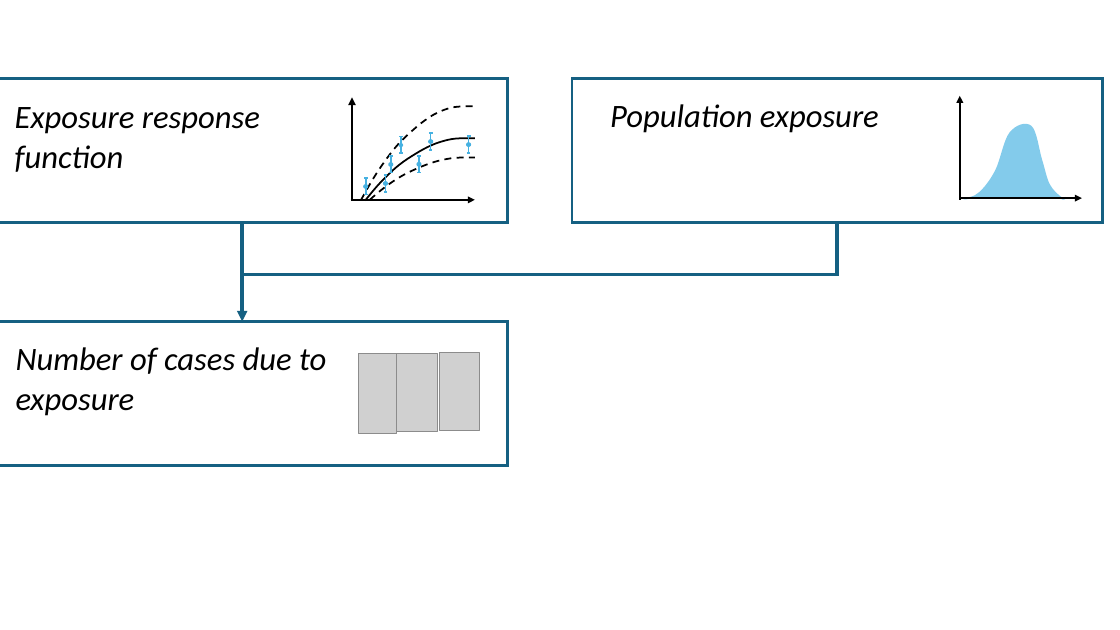
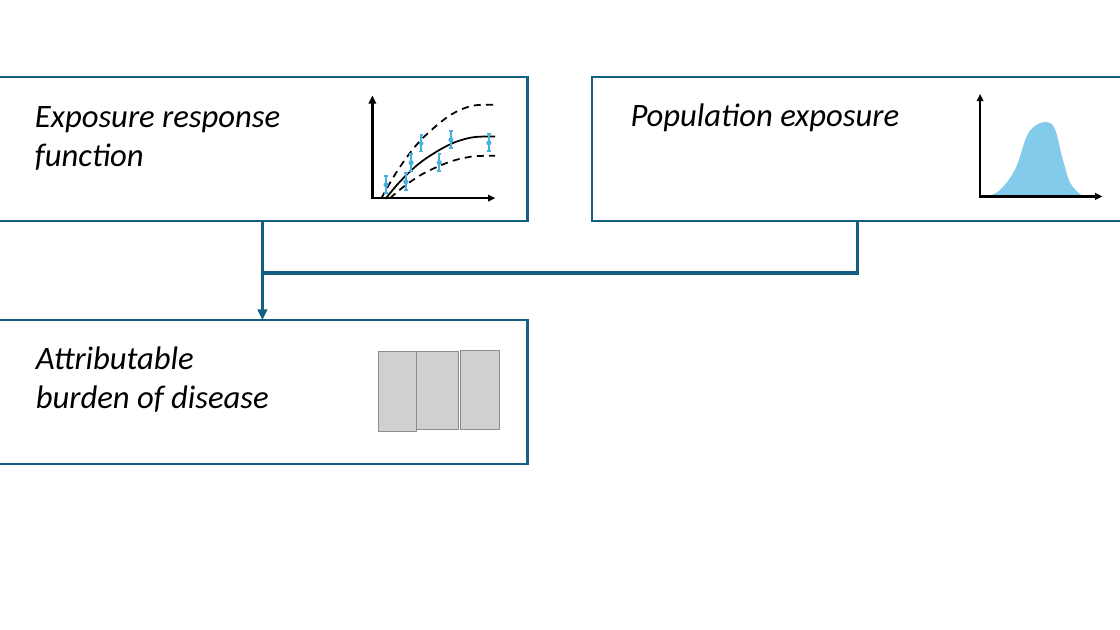
Before and after one commit to SwissTPH/healthiar, a slide deck: slide 8 of r_package/varia/Workshops_and_demos/2025_09_30_international_workshop/images/images_for_presentation.pptx. Drawn at 1120x630 pixels with LibreOffice and Linux fonts; fonts in the diff are those of the drawing; grey boxes stand for pictures. Boxes give left, top, right and bottom in pixels: in the first picture for what was removed or moved away, otherwise in the second. Text is boxed around its words. In the diff, an @@ line names an element or a change of style, - is before the commit and + after.

```diff
--- a/r_package/varia/Workshops_and_demos/2025_09_30_international_workshop/images/images_for_presentation.pptx
+++ b/r_package/varia/Workshops_and_demos/2025_09_30_international_workshop/images/images_for_presentation.pptx
@@ freeform shape moved from (x1=365, y1=139, x2=476, y2=201) to (x1=386, y1=136, x2=496, y2=198) @@
@@ 21 lines, 7 ellipses, 5 arrows, 3 pictures, 3 rectangles, 3 freeform shapes, 2 texts, 1 elbow line moved together from (x1=0, y1=79, x2=1102, y2=465) to (x1=0, y1=77, x2=1120, y2=464) @@
@@ text at (x1=36, y1=346, x2=269, y2=412): text changed @@
-Number of cases due to exposure
+Attributable
+burden of disease
```
Also in this commit, not shown: 1 other slide changed, 3 other files.
